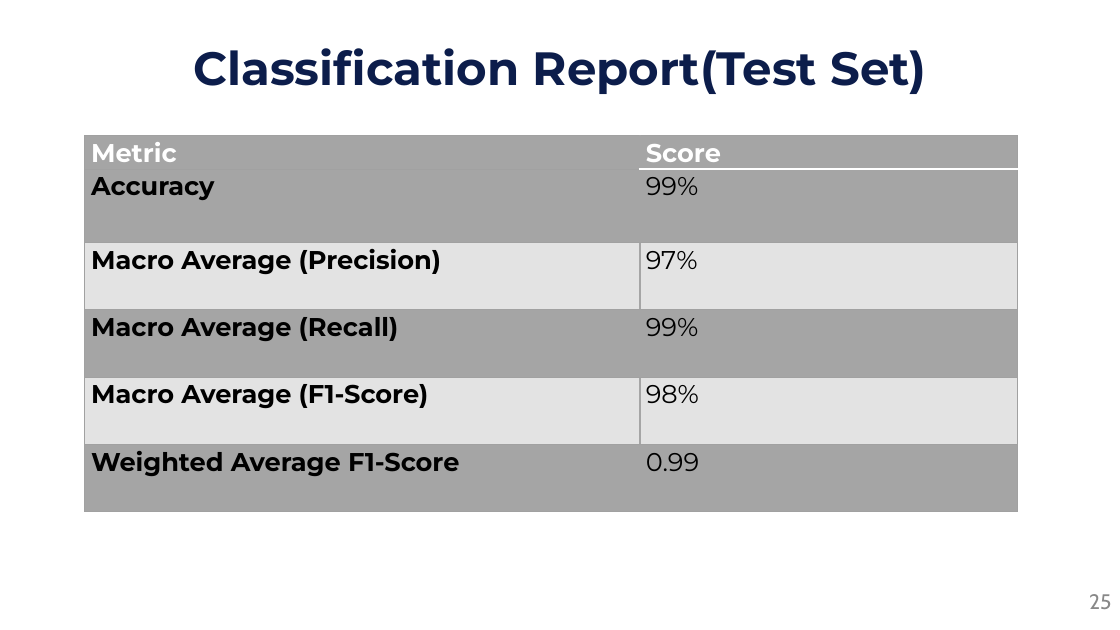
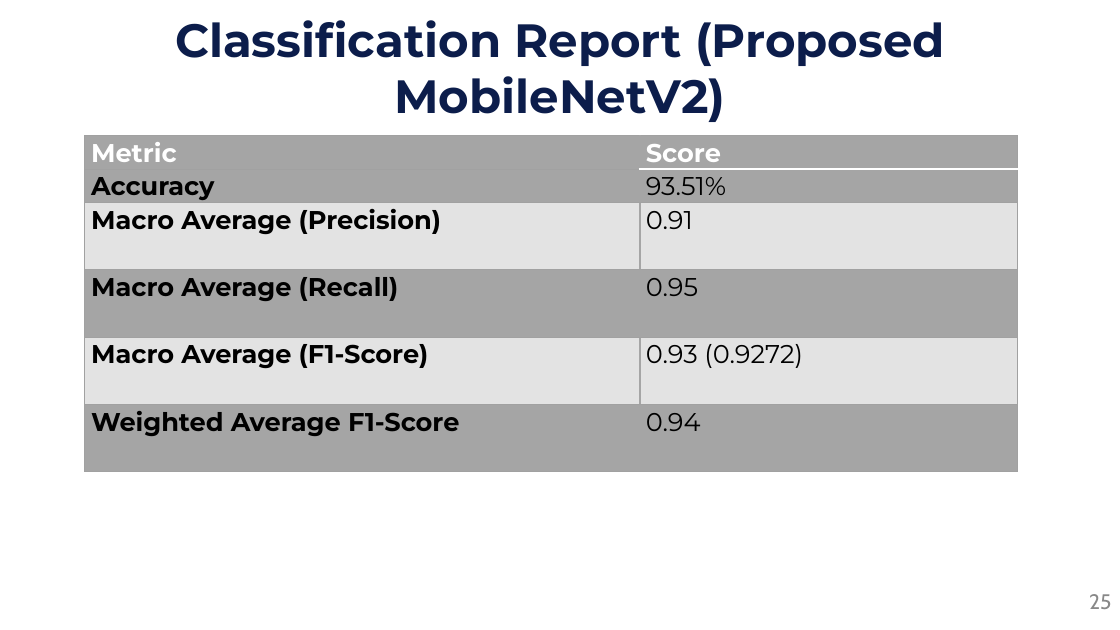
Before and after one commit to mamunonweb/capstone, a slide deck: slide 25 of 01/presentation/Potato_Leaf_Disease_Defense_Slides.pptx. Drawn at 1120x630 pixels with LibreOffice and Linux fonts; fonts in the diff are those of the drawing. Boxes give left, top, right and bottom in pixels: in the first picture for what was removed or moved away, otherwise in the second. Text is boxed around its words. In the diff, an @@ line names an element or a change of style, - is before the commit and + after.

Commit message:
Align 01 report and slides with verified 3-model GPU results (MobileNetV2, MultiNet-V3, InceptionV3)

```diff
--- a/01/presentation/Potato_Leaf_Disease_Defense_Slides.pptx
+++ b/01/presentation/Potato_Leaf_Disease_Defense_Slides.pptx
@@ text at (x1=175, y1=20, x2=945, y2=122): text changed @@
-Classification Report(Test Set)
+Classification Report (Proposed MobileNetV2)
@@ table at (x1=85, y1=135, x2=1017, y2=513) @@
-row 2, column 2: 99%
+row 2, column 2: 93.51%
-row 3, column 2: 97%
+row 3, column 2: 0.91
-row 4, column 2: 99%
+row 4, column 2: 0.95
-row 5, column 2: 98%
+row 5, column 2: 0.93 (0.9272)
-row 6, column 2: 0.99
+row 6, column 2: 0.94
```
Also in this commit, not shown: 28 other slides changed, 1 slide added, 2 slides removed, 25 other files.
